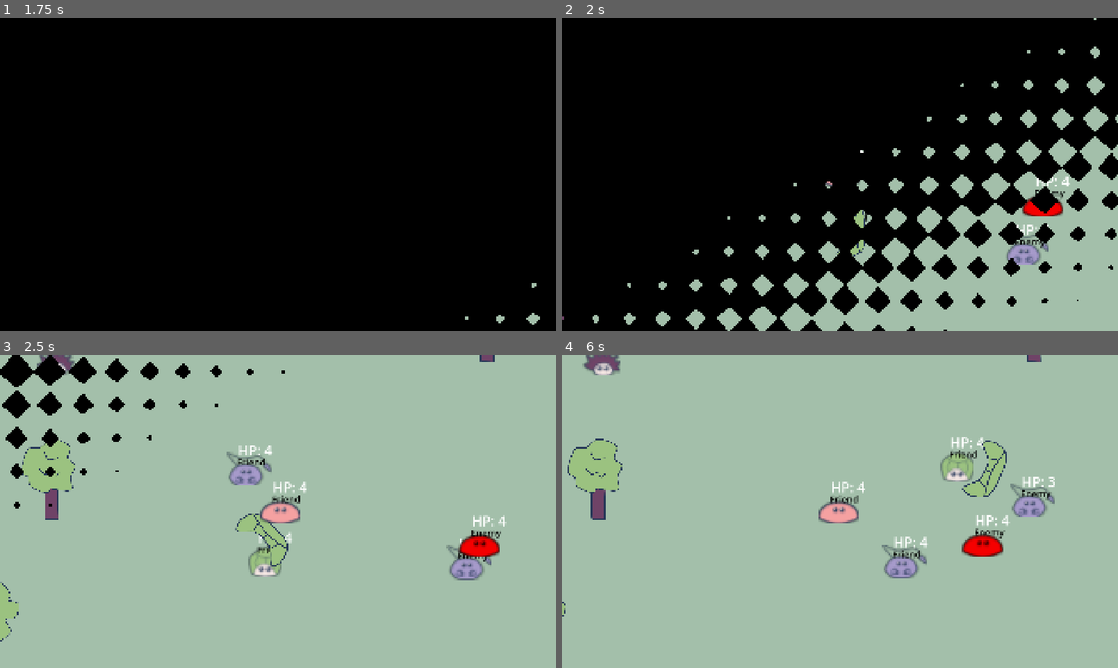
Above: before the commit, frames 1-4 (two rows, left to right).
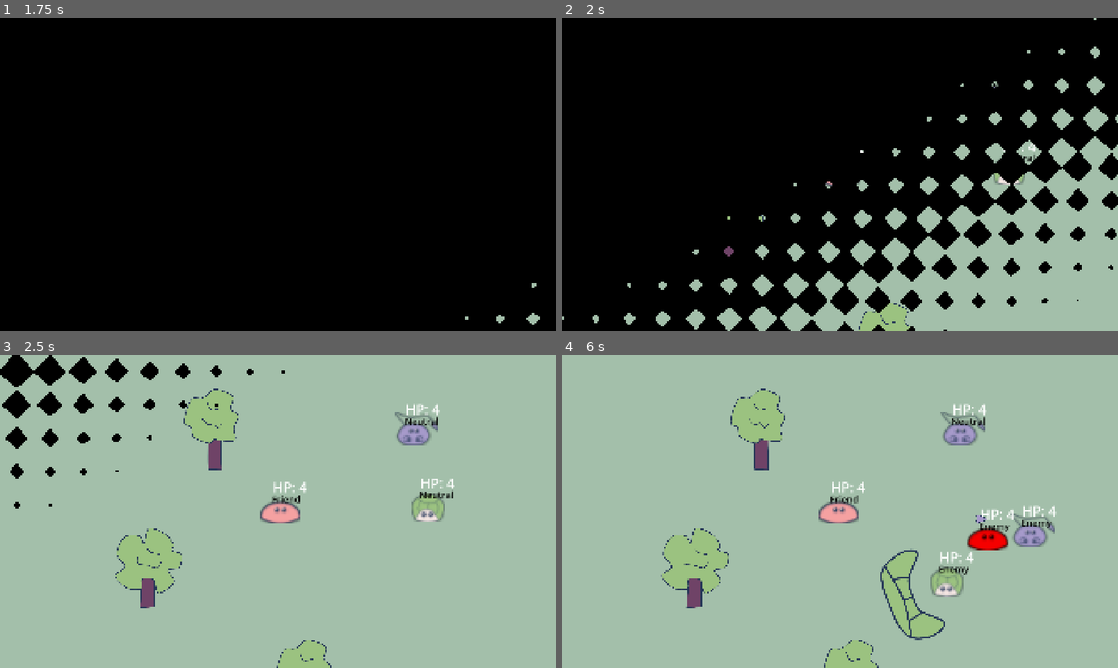
Above: after the commit, the same moments.

Repository: rinevard/SwarmSurge
Game: Godot game, scene res://scenes/main.tscn
The game is run twice, just before and just after one commit, with the same random seed, the same clock (stepped at 60 frames per second) and the same inputs. Sound files missing from this copy of the repository are replaced by a short silence.
Inputs:
- Up to frame 1 (1.75 s): click "Start" at 0.5 s; click "Start" at 1.25 s
- Up to frame 2 (2 s): no input
- Up to frame 3 (2.5 s): hold D (right) from 2.03 s (still down)
- Up to frame 4 (6 s): release D (right) at 2.78 s; hold S (down) 2.78-3.53 s; hold D (right) 3.53-4.28 s; hold W (up) 4.28-5.03 s; hold A (left) from 5.03 s (still down)

Frame 1 is identical in both runs. In frame 2, 1.8% of the frame differs, in the area x 0-92%, y 20-100%; in frame 3, 10%; in frame 4, 12%, in the area x 0-89%, y 0-100%.

Commit message:
墙外观和摄像机限制做好了, 尚未限制移动

Diff:
--- a/scenes/game.tscn
+++ b/scenes/game.tscn
@@ -29,15 +29,52 @@
 script = ExtResource("1_iywne")
 
 [node name="Camera2D" type="Camera2D" parent="." node_paths=PackedStringArray("follow_target")]
+limit_left = -2550
+limit_top = -1400
+limit_right = 4950
+limit_bottom = 3100
+limit_smoothed = true
 script = ExtResource("2_0tnpc")
 follow_target = NodePath("../Creatures/SwarmMaster")
 
-[node name="ColorRect" type="ColorRect" parent="."]
-offset_left = -1408.0
-offset_top = -1094.0
-offset_right = 3432.0
-offset_bottom = 2662.0
+[node name="Background" type="Node2D" parent="."]
+
+[node name="GreenBg" type="ColorRect" parent="Background"]
+offset_left = -2550.0
+offset_top = -1400.0
+offset_right = 4950.0
+offset_bottom = 3100.0
 color = Color(0.6375, 0.75, 0.665625, 1)
+
+[node name="BgWalls" type="Node2D" parent="Background"]
+
+[node name="UpBgWall" type="ColorRect" parent="Background/BgWalls"]
+offset_left = -3436.0
+offset_top = -1800.0
+offset_right = 5811.0
+offset_bottom = -1300.0
+color = Color(0.145098, 0.211765, 0.341176, 1)
+
+[node name="DownBgWall" type="ColorRect" parent="Background/BgWalls"]
+offset_left = -3337.0
+offset_top = 3000.0
+offset_right = 5910.0
+offset_bottom = 3500.0
+color = Color(0.145098, 0.211765, 0.341176, 1)
+
+[node name="RightBgWall" type="ColorRect" parent="Background/BgWalls"]
+offset_left = 4850.0
+offset_top = -2255.0
+offset_right = 5350.0
+offset_bottom = 3793.0
+color = Color(0.145098, 0.211765, 0.341176, 1)
+
+[node name="LeftBgWall" type="ColorRect" parent="Background/BgWalls"]
+offset_left = -2950.0
+offset_top = -2134.0
+offset_right = -2450.0
+offset_bottom = 3914.0
+color = Color(0.145098, 0.211765, 0.341176, 1)
 
 [node name="Creatures" type="Node2D" parent="."]
 
@@ -54,7 +91,7 @@
 position = Vector2(1509, 641)
 
 [node name="SwarmMaster" parent="Creatures" instance=ExtResource("1_yqjtg")]
-position = Vector2(703, 518)
+position = Vector2(140, 689)
 
 [node name="Hedgehog" parent="Creatures" instance=ExtResource("6_u5sy4")]
 
--- a/scenes/start_menu.tscn
+++ b/scenes/start_menu.tscn
@@ -92,8 +92,8 @@
 metadata/_edit_lock_ = true
 
 [node name="HedgehogPathFollow2D" type="PathFollow2D" parent="Sprites/Path2D"]
-position = Vector2(1067.48, 758.679)
-rotation = 0.848663
+position = Vector2(1067.48, 758.681)
+rotation = 0.848668
 progress = 745.839
 
 [node name="Hedgehog" type="Sprite2D" parent="Sprites/Path2D/HedgehogPathFollow2D"]
@@ -104,8 +104,8 @@
 region_rect = Rect2(1114, 805, 526, 374)
 
 [node name="ScorpionPathFollow2D" type="PathFollow2D" parent="Sprites/Path2D"]
-position = Vector2(1674.32, 758.012)
-rotation = -0.599031
+position = Vector2(1674.32, 758.014)
+rotation = -0.599013
 progress = 1386.5
 
 [node name="Scorpion" type="Sprite2D" parent="Sprites/Path2D/ScorpionPathFollow2D"]
